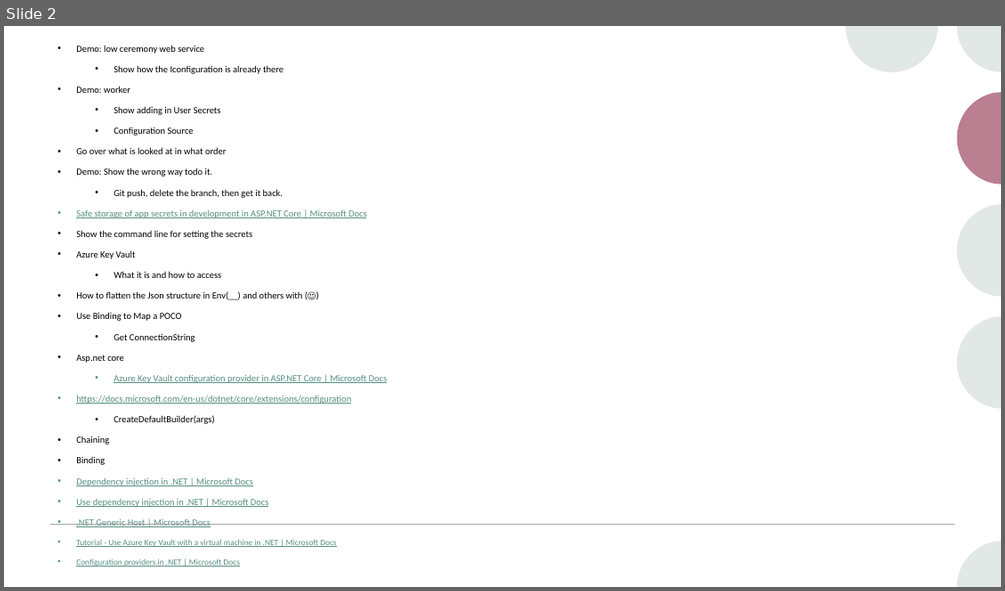
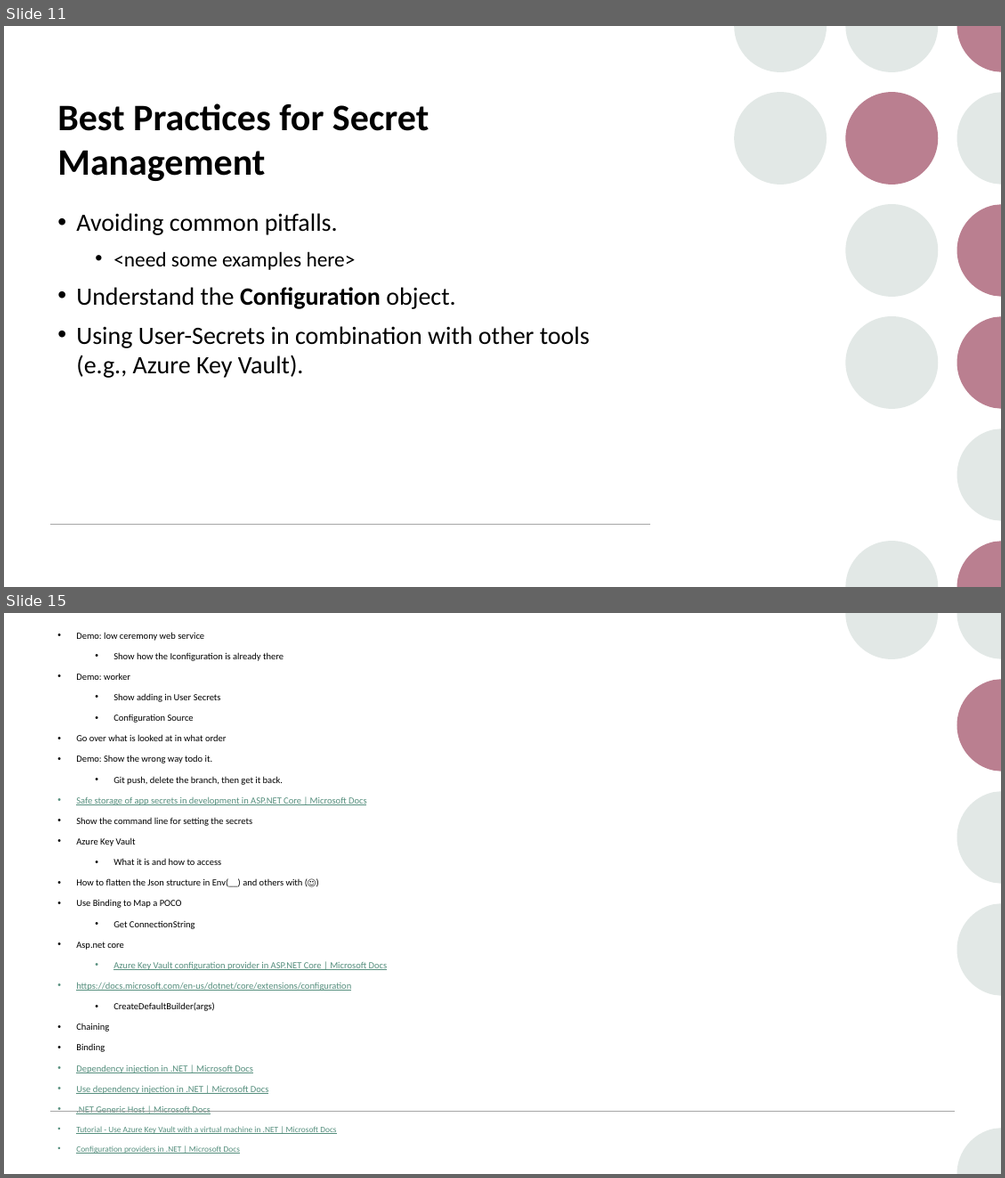
Before and after one commit to pulcher/stop-checking-in-secrets, a slide deck: stop-checking-in-secrets.pptx. Shown one above the other, each under a label of ours: slide 2 before the commit, slides 11 and 15 after it; the slides between them are not shown. The pictures are 1005x591 and 1005x1178 pixels, drawn with LibreOffice and Linux fonts; fonts in the diff are those of the drawing. Boxes give left, top, right and bottom in pixels: in the first picture for what was removed or moved away, otherwise in the second. Text is boxed around its words. In the diff, an @@ line names an element or a change of style, - is before the commit and + after.

```diff
--- a/stop-checking-in-secrets.pptx
+++ b/stop-checking-in-secrets.pptx
@@ slide 11 added at [4, 26, 1001, 587], background #FFFFFF; not listed: 8 template elements that a slide beside it also shows @@
@@ group added at [734, 26, 938, 409]: 4 ellipses, 1 freeform shape @@
@@ title added at [57, 103, 429, 181], 36 pt, text #000000, bold @@
+Best Practices for Secret Management
@@ text added at [76, 213, 590, 378], 24 pt, text #000000 @@
+• Avoiding common pitfalls.
+  • <need some examples here>
+• Understand the Configuration object.
+• Using User-Secrets in combination with other tools (e.g., Azure Key Vault).
@@ line added from (50, 524) to (650, 524), #A6A6A6 1 pt @@
@@ what was slide 2 is now slide 15 @@
```
Also in this commit, not shown: 1 slide changed, 12 other slides added, 1 other file.
